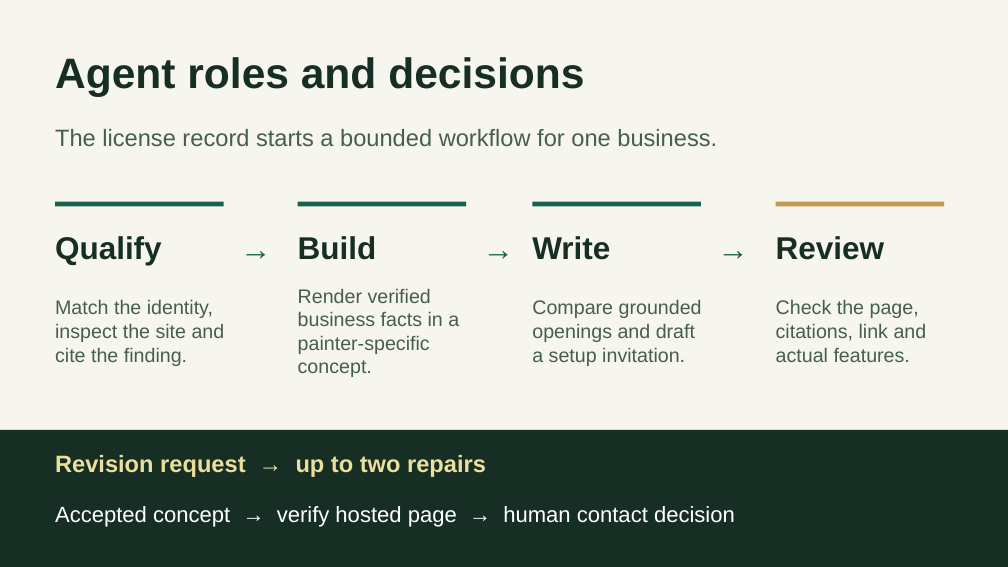
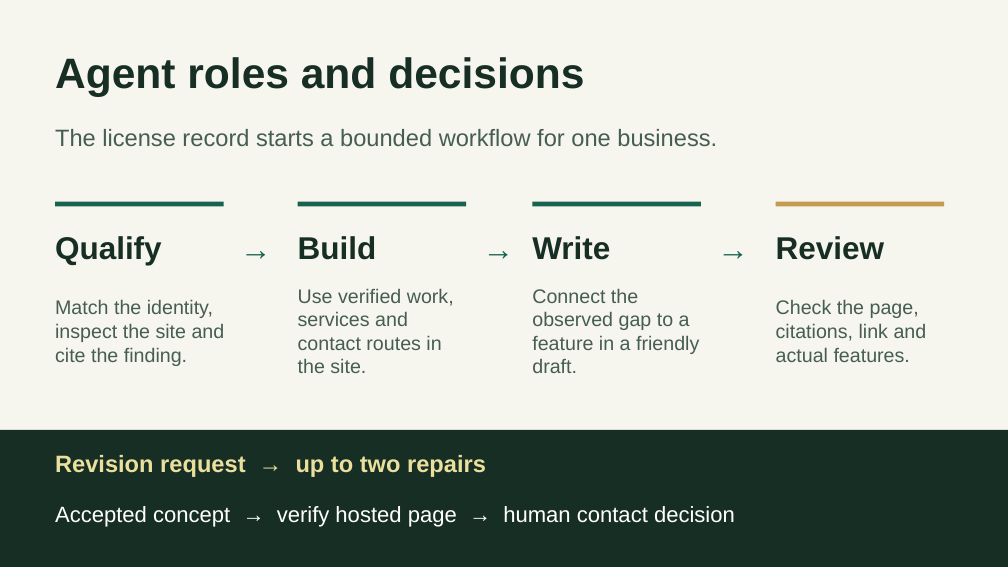
Before and after one commit to Abraham21/sitescout-capstone, a slide deck: slide 3 of submission/SiteScout Presentation.pptx. Drawn at 1008x567 pixels with LibreOffice and Linux fonts; fonts in the diff are those of the drawing. Boxes give left, top, right and bottom in pixels: in the first picture for what was removed or moved away, otherwise in the second. Text is boxed around its words. In the diff, an @@ line names an element or a change of style, - is before the commit and + after.

Commit message:
Ground painter previews, outreach and agent handoffs in verified evidence

```diff
--- a/submission/SiteScout Presentation.pptx
+++ b/submission/SiteScout Presentation.pptx
@@ text at bbox=[298, 288, 454, 373]: text changed @@
-Render verified business facts in a painter-specific concept.
+Use verified work, services and contact routes in the site.
@@ text at bbox=[532, 288, 699, 373]: text changed @@
-Compare grounded openings and draft a setup invitation.
+Connect the observed gap to a feature in a friendly draft.
```
Also in this commit, not shown: 4 other slides changed, 1 slide added, 1 slide removed, 42 other files.
